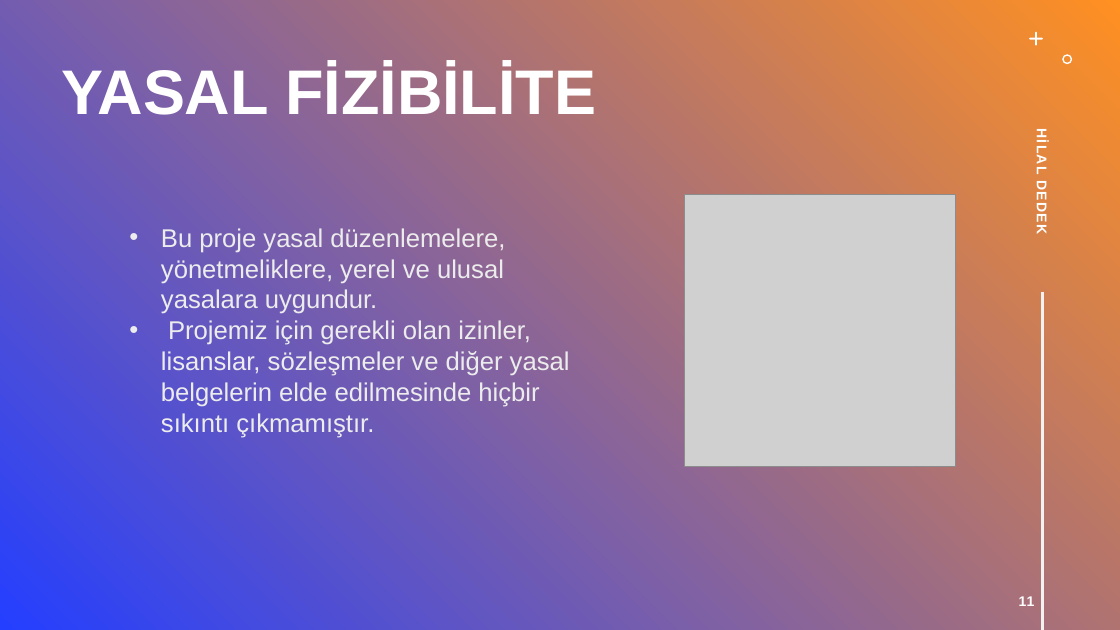
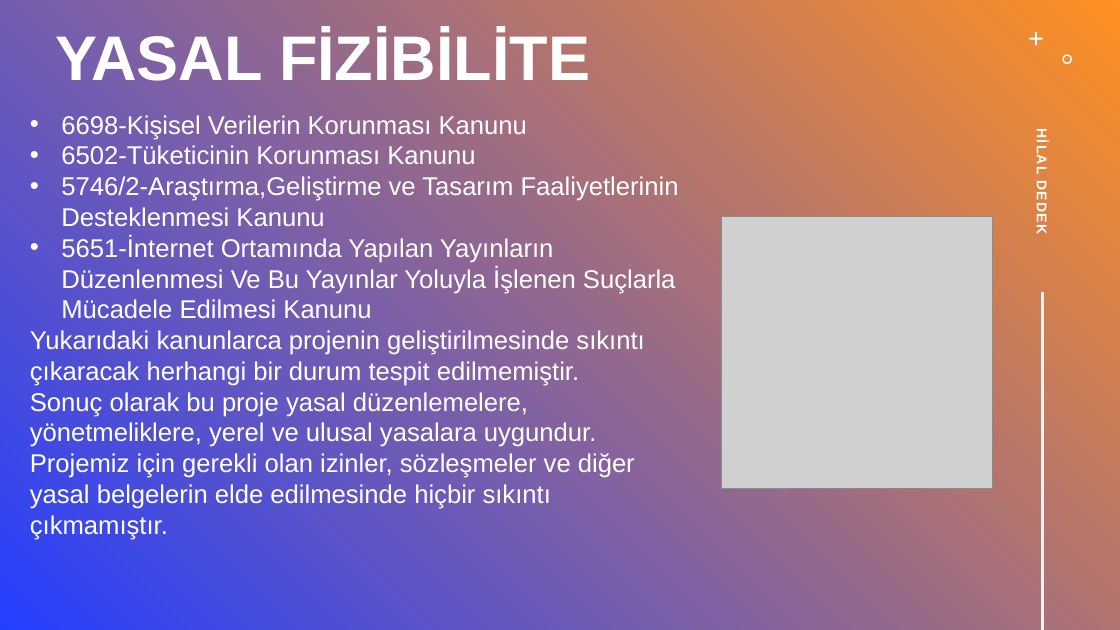
Before and after one commit to keserbaros1/EHOTEL, a slide deck: slide 10 of EHotel Fizibilite Sunumu.pptx (slide 11 before the commit). Drawn at 1120x630 pixels with LibreOffice and Linux fonts; fonts in the diff are those of the drawing; grey boxes stand for pictures. Boxes give left, top, right and bottom in pixels: in the first picture for what was removed or moved away, otherwise in the second. Text is boxed around its words. In the diff, an @@ line names an element or a change of style, - is before the commit and + after.

Commit message:
Sunumumuzu yaptık. Gerekli Düzenlemeleri yapıyoruz Gantt şemamızın ve bütçe tablolarının çok karışık olduğunu öğrendik. Gantt şemasını küçülttüm. Kırpılmış excel dosyası eklendi.

```diff
--- a/EHotel Fizibilite Sunumu.pptx
+++ b/EHotel Fizibilite Sunumu.pptx
@@ title "YASAL FIZIBILITE": place and size @@
-title "YASAL FIZIBILITE" at box(61, 70, 269, 115)
+title "YASAL FIZIBILITE" at box(55, 36, 263, 81)
@@ text at box(30, 115, 679, 540): text changed; text colour #ECECEC to #FFFFFF @@
-• Bu proje yasal düzenlemelere, yönetmeliklere, yerel ve ulusal yasalara uygundur.
-• Projemiz için gerekli olan izinler, lisanslar, sözleşmeler ve diğer yasal belgelerin elde edilmesinde hiçbir sıkıntı çıkmamıştır.
+• 6698-Kişisel Verilerin Korunması Kanunu
+• 6502-Tüketicinin Korunması Kanunu
+• 5746/2-Araştırma,Geliştirme ve Tasarım Faaliyetlerinin Desteklenmesi Kanunu
+• 5651-İnternet Ortamında Yapılan Yayınların Düzenlenmesi Ve Bu Yayınlar Yoluyla İşlenen Suçlarla Mücadele Edilmesi Kanunu
+Yukarıdaki kanunlarca projenin geliştirilmesinde sıkıntı çıkaracak herhangi bir durum tespit edilmemiştir.
+Sonuç olarak bu proje yasal düzenlemelere, yönetmeliklere, yerel ve ulusal yasalara uygundur. Projemiz için gerekli olan izinler, sözleşmeler ve diğer yasal belgelerin elde edilmesinde hiçbir sıkıntı çıkmamıştır.
@@ picture: place and size @@
-picture at box(685, 195, 956, 466)
+picture at box(722, 217, 993, 488)
@@ page number removed at box(1019, 596, 1035, 606) @@
-11
```
Also in this commit, not shown: 8 other slides changed, 4 slides added, 3 slides removed, 1 other file.
